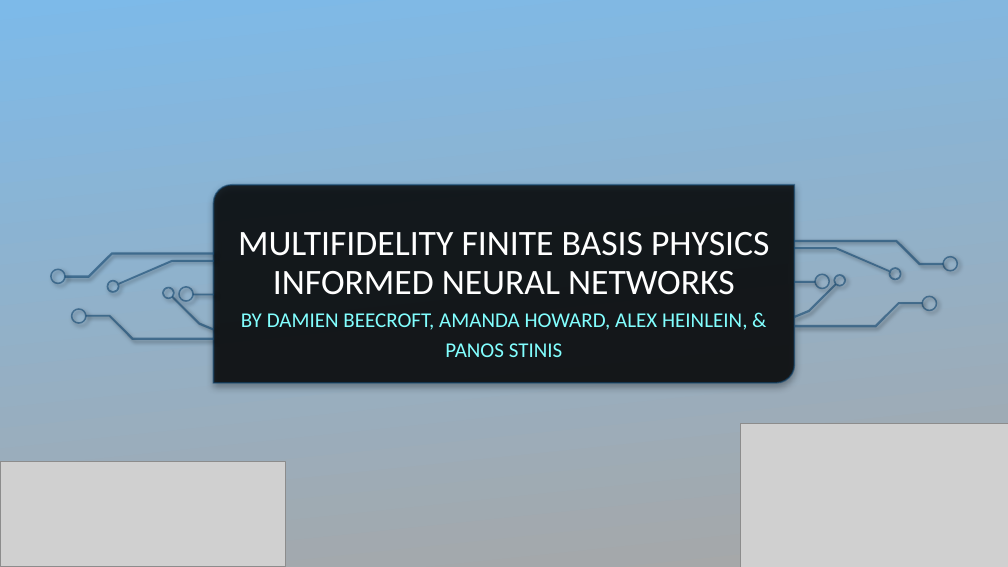
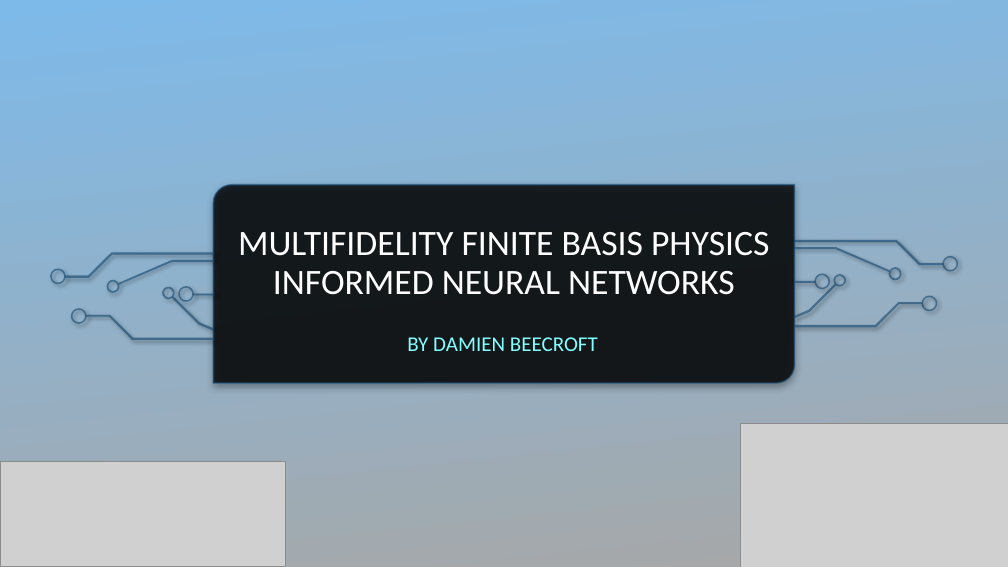
Before and after one commit to damienbeecroft/pnnl_research, a slide deck: slide 1 of MFFBPINNs.pptx. Drawn at 1008x567 pixels with LibreOffice and Linux fonts; fonts in the diff are those of the drawing; grey boxes stand for pictures; background and template pictures are left out. Boxes give left, top, right and bottom in pixels: in the first picture for what was removed or moved away, otherwise in the second. Text is boxed around its words. In the diff, an @@ line names an element or a change of style, - is before the commit and + after.

```diff
--- a/MFFBPINNs.pptx
+++ b/MFFBPINNs.pptx
@@ subtitle at box(407, 337, 598, 351): text changed @@
-BY DAMIEN BEECROFT, AMANDA HOWARD, ALEX HEINLEIN, & PANOS STINIS
+BY DAMIEN BEECROFT
```
Also in this commit, not shown: 8 other slides changed, 2 slides added, 14 other files.
